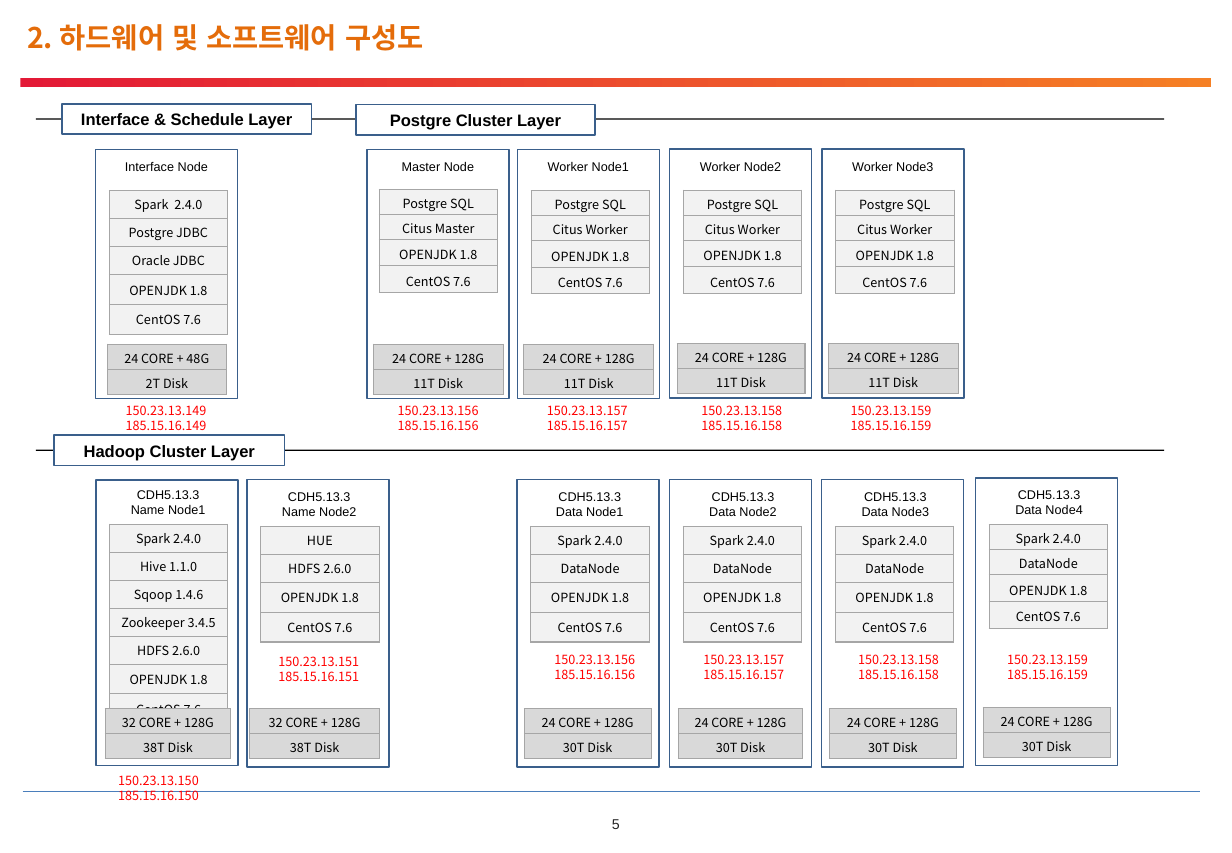
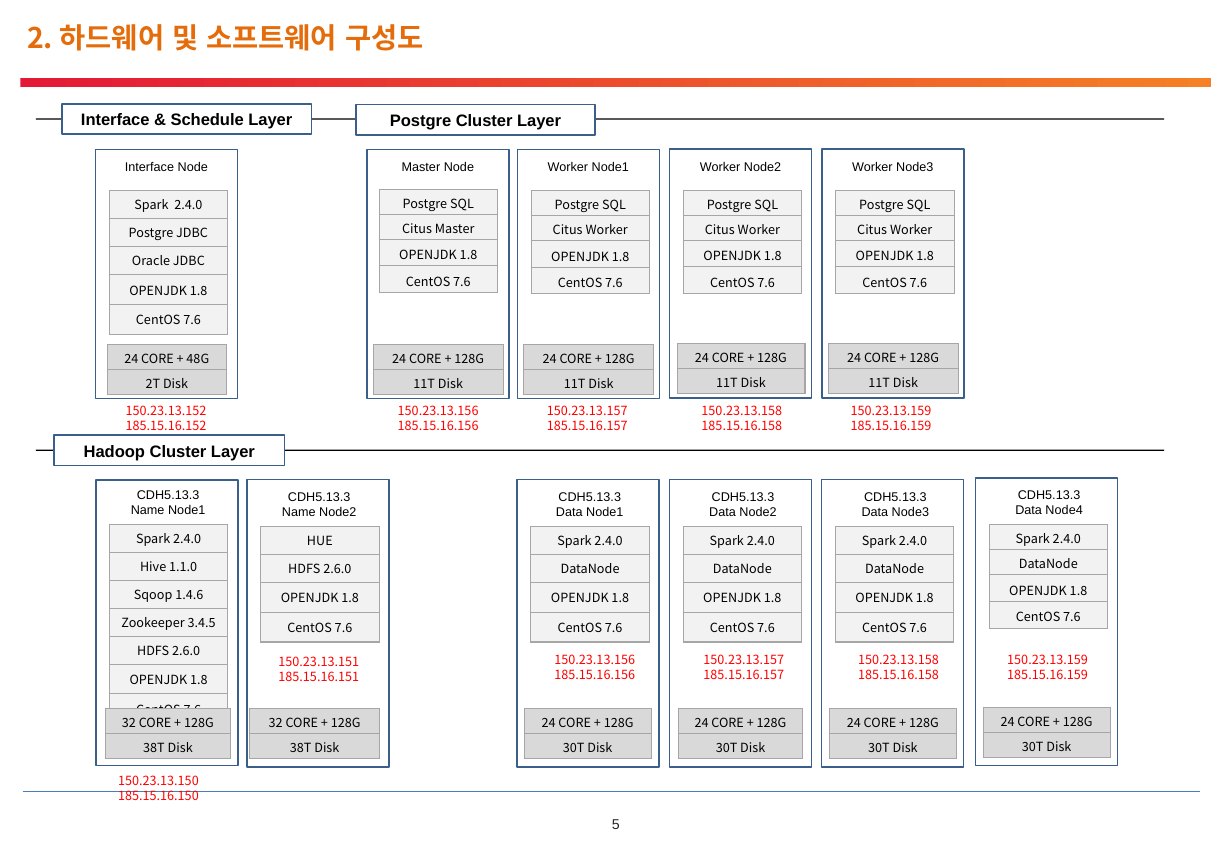
Before and after one commit to pmosoft/spark_scala, a slide deck: slide 6 of eos/02.설계/TEOSPI-아키텍처 정의서_v0.5_20190828.pptx. Drawn at 1232x853 pixels with LibreOffice and Linux fonts; fonts in the diff are those of the drawing; background and template pictures are left out. Boxes give left, top, right and bottom in pixels: in the first picture for what was removed or moved away, otherwise in the second. Text is boxed around its words. In the diff, an @@ line names an element or a change of style, - is before the commit and + after.

```diff
--- a/eos/02.설계/TEOSPI-아키텍처 정의서_v0.5_20190828.pptx
+++ b/eos/02.설계/TEOSPI-아키텍처 정의서_v0.5_20190828.pptx
@@ text at [126,405,207,430]: text changed @@
-150.23.13.149
-185.15.16.149
+150.23.13.152
+185.15.16.152
```
Also in this commit, not shown: 3 other files.
